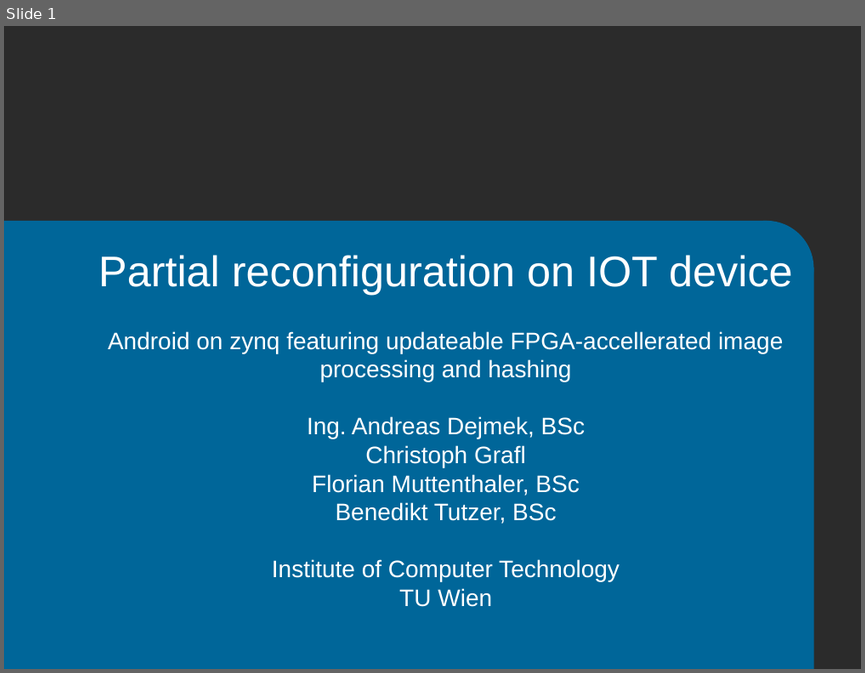
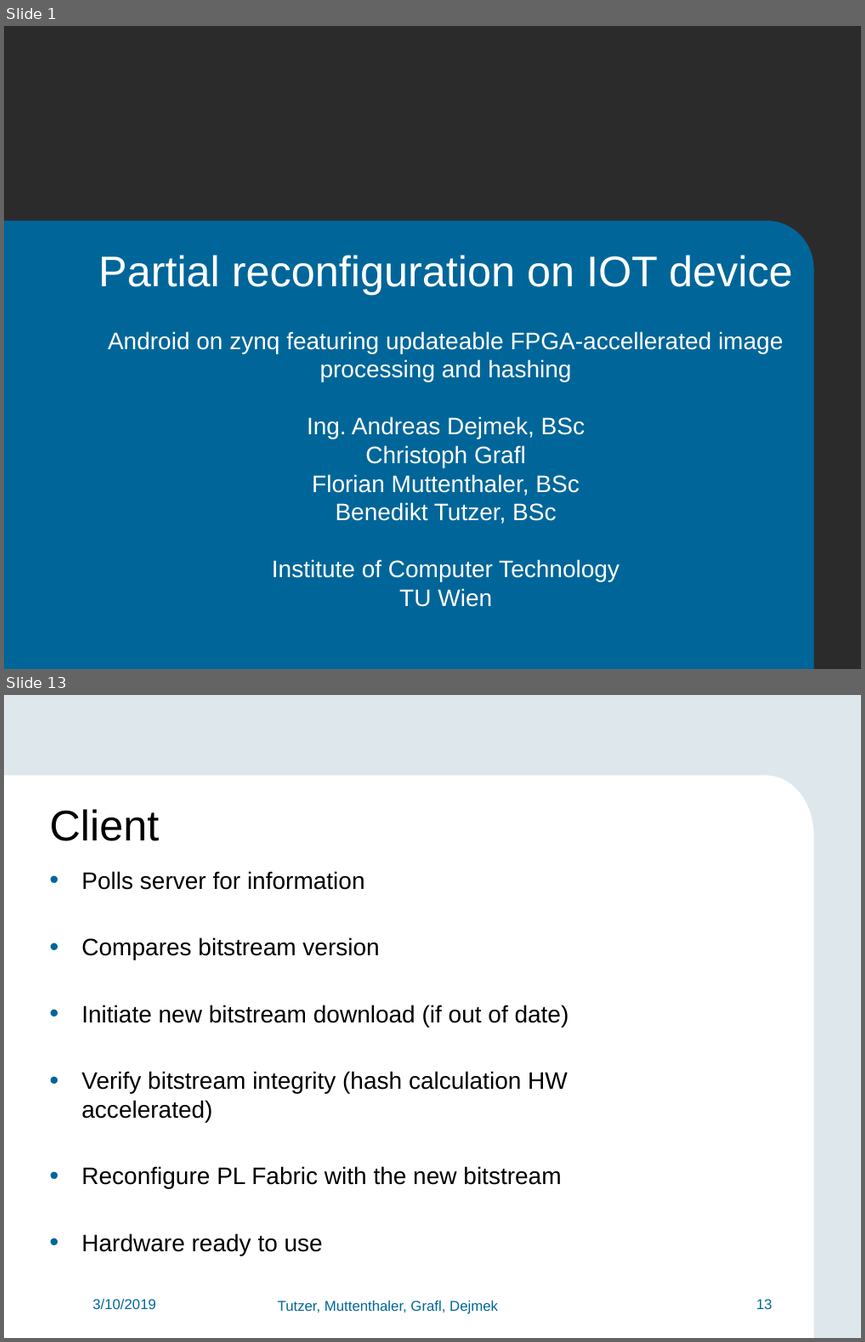
Before and after one commit to FlorianMuttenthaler/SocLabPartialReconfigIot, a slide deck: report/Final_presentation.pptx. Shown one above the other, each under a label of ours: slide 1 before the commit, slides 1 and 13 after it; the slides between them are not shown. The pictures are 865x673 and 865x1342 pixels, drawn with LibreOffice and Linux fonts; fonts in the diff are those of the drawing; background and template pictures are left out; a plain dark background stands for a picture behind light text. Boxes give left, top, right and bottom in pixels: in the first picture for what was removed or moved away, otherwise in the second. Text is boxed around its words. In the diff, an @@ line names an element or a change of style, - is before the commit and + after.

```diff
--- a/report/Final_presentation.pptx
+++ b/report/Final_presentation.pptx
@@ slide 13 added at (4,695,861,1338), background #DEE7EC @@
@@ rectangle added at (4,776,767,1338), fill #FFFFFF @@
@@ ellipse added at (719,776,814,895), fill #FFFFFF @@
@@ text added at (50,809,160,841), 36 pt, text #000000 @@
+Client
@@ rectangle added at (462,834,814,1338), fill #FFFFFF @@
@@ text added at (81,871,569,1255), 20 pt, text #000000 @@
+• Polls server for information
+• Compares bitstream version
+• Initiate new bitstream download (if out of date)
+• Verify bitstream integrity (hash calculation HW accelerated)
+• Reconfigure PL Fabric with the new bitstream
+• Hardware ready to use
@@ text added at (92,1299,156,1310), 12 pt, text #006699 @@
+3/10/2019
@@ text added at (278,1300,498,1314), 12 pt, text #006699 @@
+Tutzer, Muttenthaler, Grafl, Dejmek
@@ page number added at (756,1299,772,1309), 12 pt, text #006699 @@
+13
```
Also in this commit, not shown: 14 slides changed, 4 other slides added, 4 slides removed.
